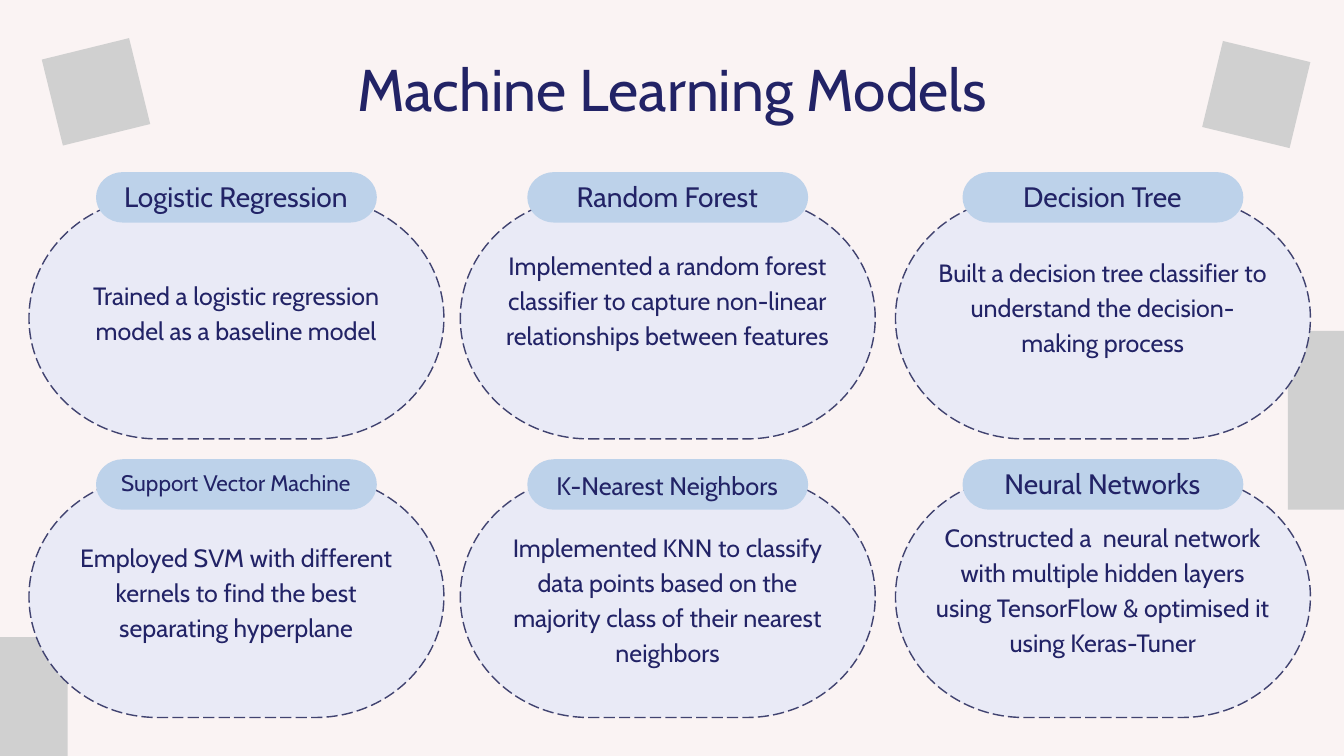
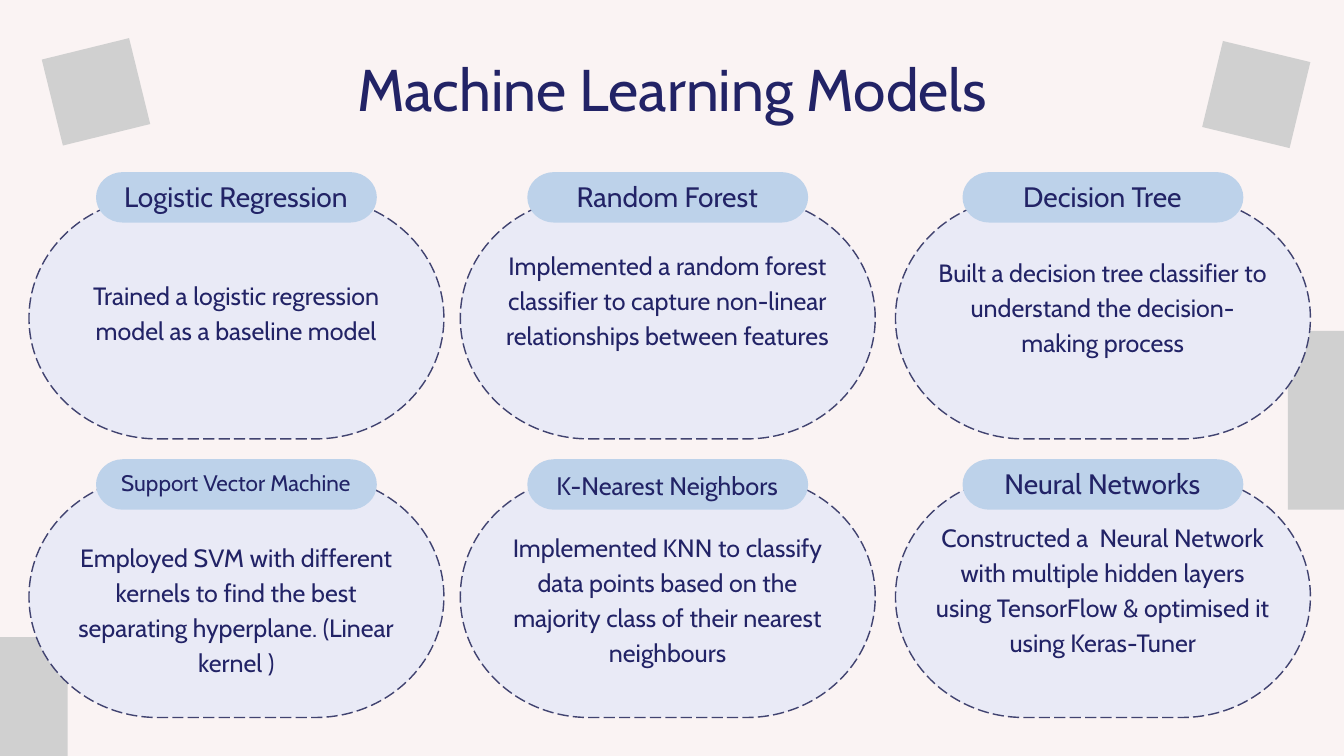
Before and after one commit to bernardtse/diabetes-prediction, a slide deck: slide 4 of presentation/presentation.pptx. Drawn at 1344x756 pixels with LibreOffice and Linux fonts; fonts in the diff are those of the drawing; grey boxes stand for pictures. Boxes give left, top, right and bottom in pixels: in the first picture for what was removed or moved away, otherwise in the second. Text is boxed around its words. In the diff, an @@ line names an element or a change of style, - is before the commit and + after.

```diff
--- a/presentation/presentation.pptx
+++ b/presentation/presentation.pptx
@@ text at bbox=[513, 538, 822, 667]: text changed @@
-Implemented KNN to classify data points based on the majority class of their nearest neighbors
+Implemented KNN to classify data points based on the majority class of their nearest neighbours
@@ text at bbox=[936, 528, 1269, 658]: text changed @@
-Constructed a neural network with multiple hidden layers using TensorFlow & optimised it using Keras-Tuner
+Constructed a Neural Network with multiple hidden layers using TensorFlow & optimised it using Keras-Tuner
@@ text at bbox=[78, 548, 394, 673]: text changed @@
-Employed SVM with different kernels to find the best separating hyperplane
+Employed SVM with different kernels to find the best separating hyperplane. (Linear kernel )
```
Also in this commit, not shown: 4 other slides changed, 7 other files.
